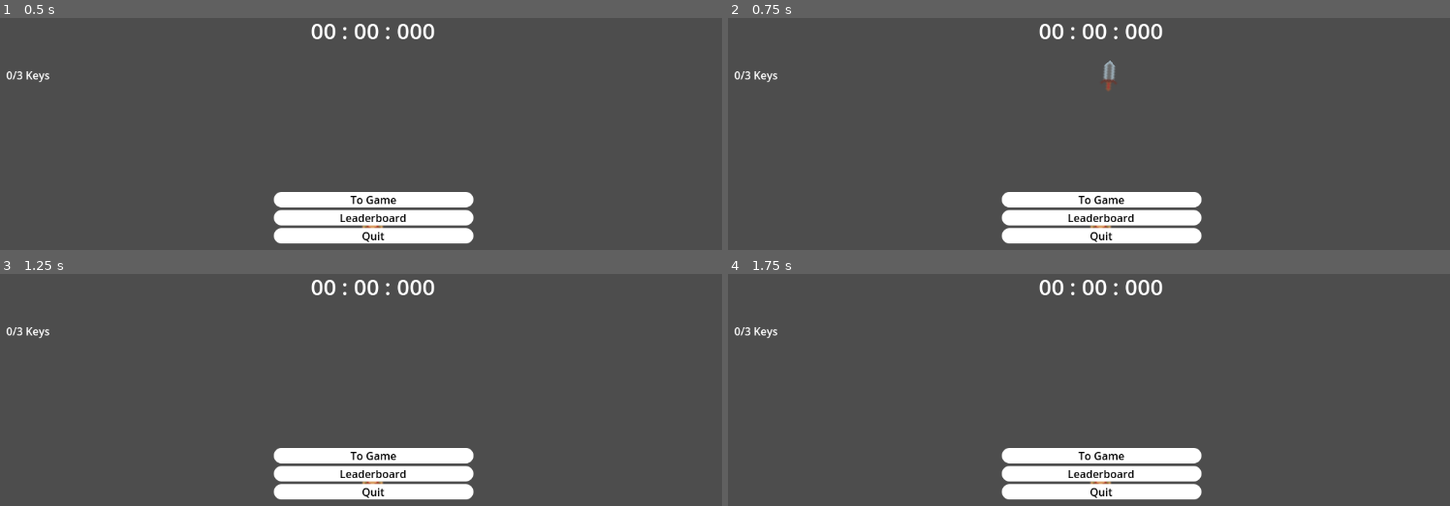
Above: before the commit, frames 1-4 (two rows, left to right).
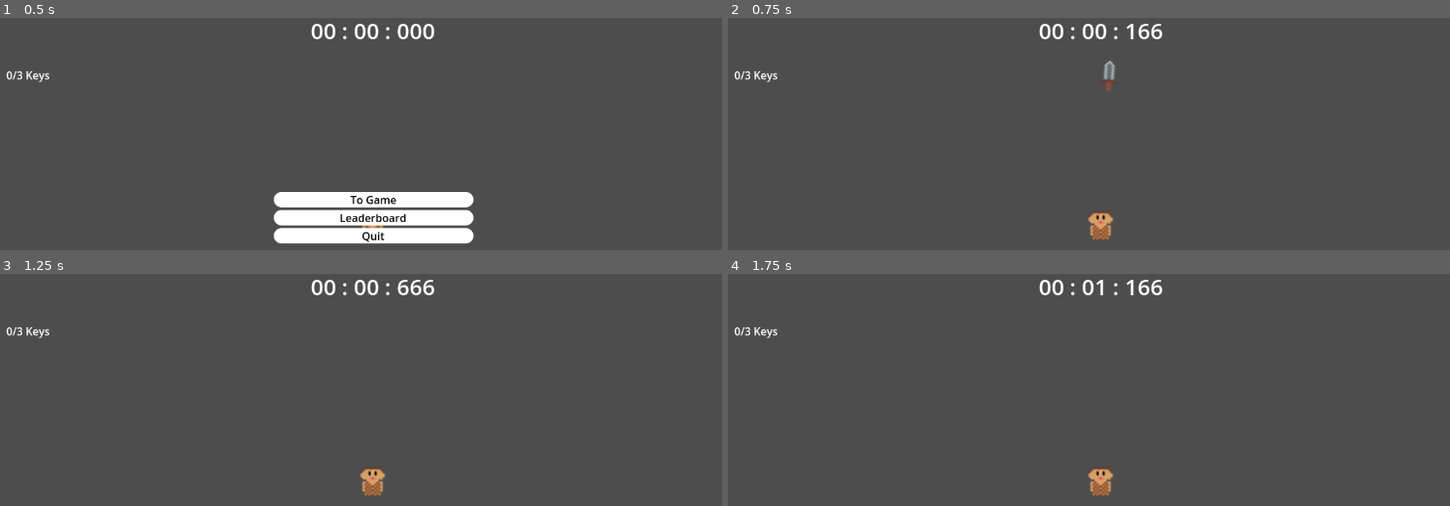
Above: after the commit, the same moments.

Repository: justaplummer/Jame-Gam
Game: Godot game, scene res://Scenes/game_controller.tscn
Same seed, same stepped clock (60 frames per second), same inputs: the game is played once before the commit and once after it.
Inputs (mouse positions are in pixels of both pictures, inside the frame that each line leads up to):
- Up to frame 1 (0.5 s): no input
- Up to frame 2 (0.75 s): click "To Game" at 0.5 s
- Up to frame 3 (1.25 s): no input
- Up to frame 4 (1.75 s): click (1103, 473) at 1.25 s, where only the run before the commit has a clickable "Leaderboard"

Frame 1 is identical in both runs. In frame 2, 5.8% of the frame differs, in the area x 37-66%, y 2-98%; in frame 3, 5.8%; in frame 4, 5.9%.
Error in both runs: Invalid access to property or key 'player_identifier' on a base object of type 'Nil'. (res://Scripts/LootLocker.gd:72)

Commit message:
Add menu controls

Diff:
--- a/Scripts/game_controller.gd
+++ b/Scripts/game_controller.gd
@@ -1,6 +1,7 @@
 extends Node
 
 @onready var hud: Hud = $CanvasLayer/HUD
+@onready var main_menu: Control = $CanvasLayer/MainMenu
 
 # Called when the node enters the scene tree for the first time.
 func _ready() -> void:
@@ -13,4 +14,6 @@
 		toggle_menu()
 
 func toggle_menu():
-	print("toggle menu")
+	#how to freeze player control and enemy movement when menu is open?
+	main_menu.visible = !main_menu.visible
+	hud.toggle_timer()
--- a/Scripts/main_menu.gd
+++ b/Scripts/main_menu.gd
@@ -1,9 +1,4 @@
 extends Control
-
-
-func _on_start_game_pressed() -> void:
-	pass
-	#hide menu probably or load first scene
 
 
 func _on_leaderboard_pressed() -> void:
@@ -11,8 +6,9 @@
 	#I think we probably want to ppause the timer and
 	#get_tree().change_scene_to_file("res://Scenes/leaderboard.tscn")
 
-
-
-
 func _on_quit_pressed() -> void:
 	get_tree().quit()
+
+func _on_start_game_pressed() -> void:
+	#would need to update path if we change what tree the menu is on
+	get_node("/root/GameController").toggle_menu()
